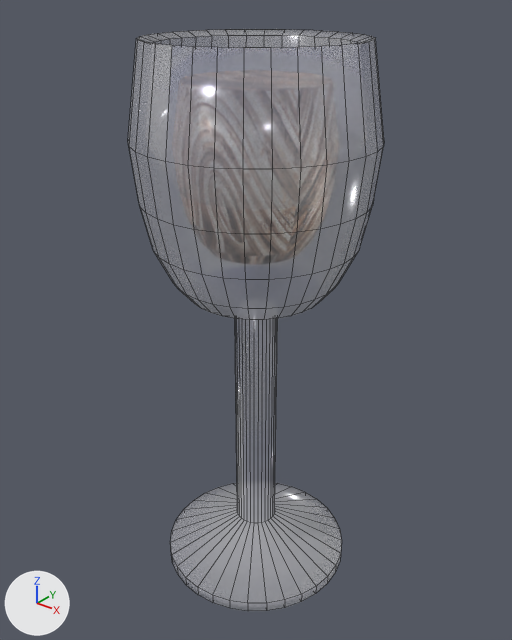
Before and after pictures for a commit that changed the OBJ model public/copa/cup.obj.
One viewpoint serves both versions: a 50 mm lens placed at (1.048, -1.311, 1.609), pointed at (-0.009, 0.011, 0.789). The lights are fixed; the arrows at lower left show +X, +Y and +Z. Mesh edges are drawn as thin lines. Where no turn or scale is listed for an object, it has been applied to the vertices. Vertices at the same position are counted once.
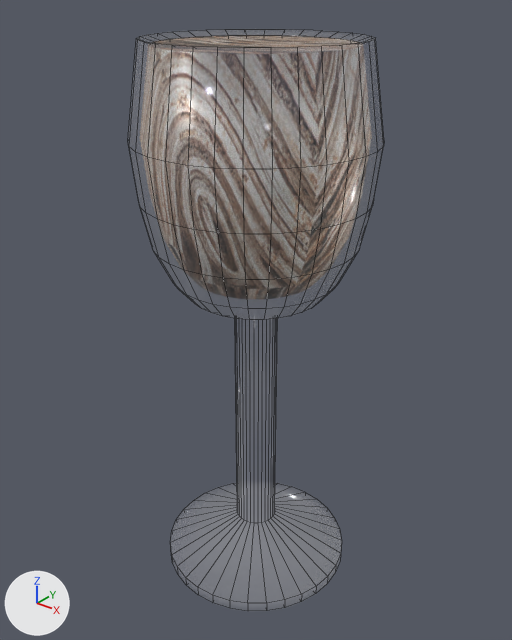
The change, as a diff of the scene's bpy script:
```diff
--- a/public/copa/cup.obj.py
+++ b/public/copa/cup.obj.py
@@ mat_material_014 @@
 mat_material_014.roughness = 0.163
-mat_material_014.alpha = 0.255
+mat_material_014.alpha = 0.105
@@ me_cylinder_001 @@
 me_cylinder_001.from_pydata(...)  # 224 vertices, 194 faces; spans x -0.194..0.196, y -0.197..0.193, z 0.976..1.399
 # used by ob_cylinder_001; location = (0.0, 0.0, 0.0)
+# me_cylinder_001 part 1: the whole mesh is scaled about its middle by 1.37, then moved by (0.0, 0.0, -0.002)
 me_cylinder_001.materials.append(mat_material_015)
```

Location of each change, (x1, y1, x2, y2) in pixels of the pictures (512 x 640 px):
'Cylinder', surface changed: (128, 29, 384, 611) in both
'Cylinder.001', mesh rescaled (not visible before): after (155, 36, 357, 48)
